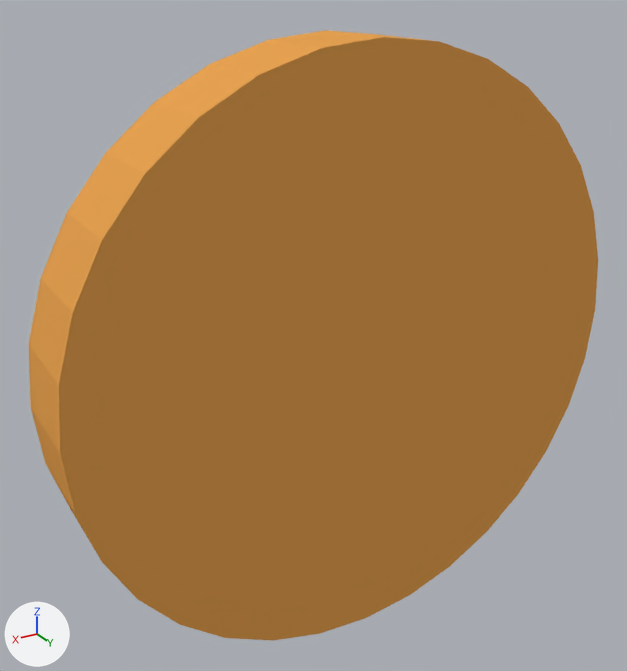
Before and after pictures for a commit that changed the Blender file Assets/_Models/chairtop.blend.
Both versions are drawn from a 50 mm camera at (0.355, 0.538, 0.291) aimed at (0.022, -0.017, 0.013). The axes (+X, +Y, +Z) are drawn at lower left. The lights are the same throughout.
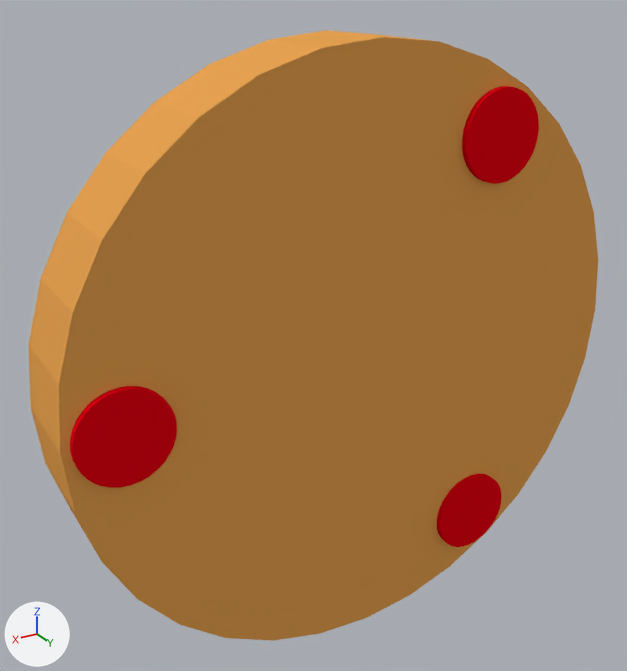
Changed parts and their boxes [x1, y1, x2, y2] in the pictures (627 x 671 px):
'Cylinder.002', added (red): after [70, 386, 177, 488]
'Cylinder.003', added (red): after [462, 86, 539, 184]
'Cylinder.001', added (red): after [437, 474, 502, 547]

Edits to the bpy script that builds the scene:
```text
Add mat_wood2:
    mat_wood2 = diffuse_material('Wood2')
    mat_wood2.base_color = (0.8, 0.0, 0.00777)  # red #e70016
Add me_cylinder_001:
    me_cylinder_001.from_pydata(...)  # a 32-sided cylinder along y spanning x -0.245..0.245, y -0.037..0.037, z -0.245..0.245
    me_cylinder_001.materials.append(mat_wood2)  # red #e70016
Add me_cylinder_002:
    me_cylinder_002.from_pydata(...)  # a 32-sided cylinder along y spanning x -0.245..0.245, y -0.037..0.037, z -0.245..0.245
    me_cylinder_002.materials.append(mat_wood2)  # red #e70016
Add me_cylinder_003:
    me_cylinder_003.from_pydata(...)  # a 32-sided cylinder along y spanning x -0.245..0.245, y -0.037..0.037, z -0.245..0.245
    me_cylinder_003.materials.append(mat_wood2)  # red #e70016
Add ob_cylinder_001:
    ob_cylinder_001 = bpy.data.objects.new('Cylinder.001', me_cylinder_001)
    ob_cylinder_001.location = (-0.11, 0.036, -0.169)
    ob_cylinder_001.scale = (0.148, 0.148, 0.148)
Add ob_cylinder_002:
    ob_cylinder_002 = bpy.data.objects.new('Cylinder.002', me_cylinder_002)
    ob_cylinder_002.location = (0.202, 0.036, 0.0)
    ob_cylinder_002.scale = (0.148, 0.148, 0.148)
Add ob_cylinder_003:
    ob_cylinder_003 = bpy.data.objects.new('Cylinder.003', me_cylinder_003)
    ob_cylinder_003.location = (-0.11, 0.036, 0.17)
    ob_cylinder_003.scale = (0.148, 0.148, 0.148)
```
